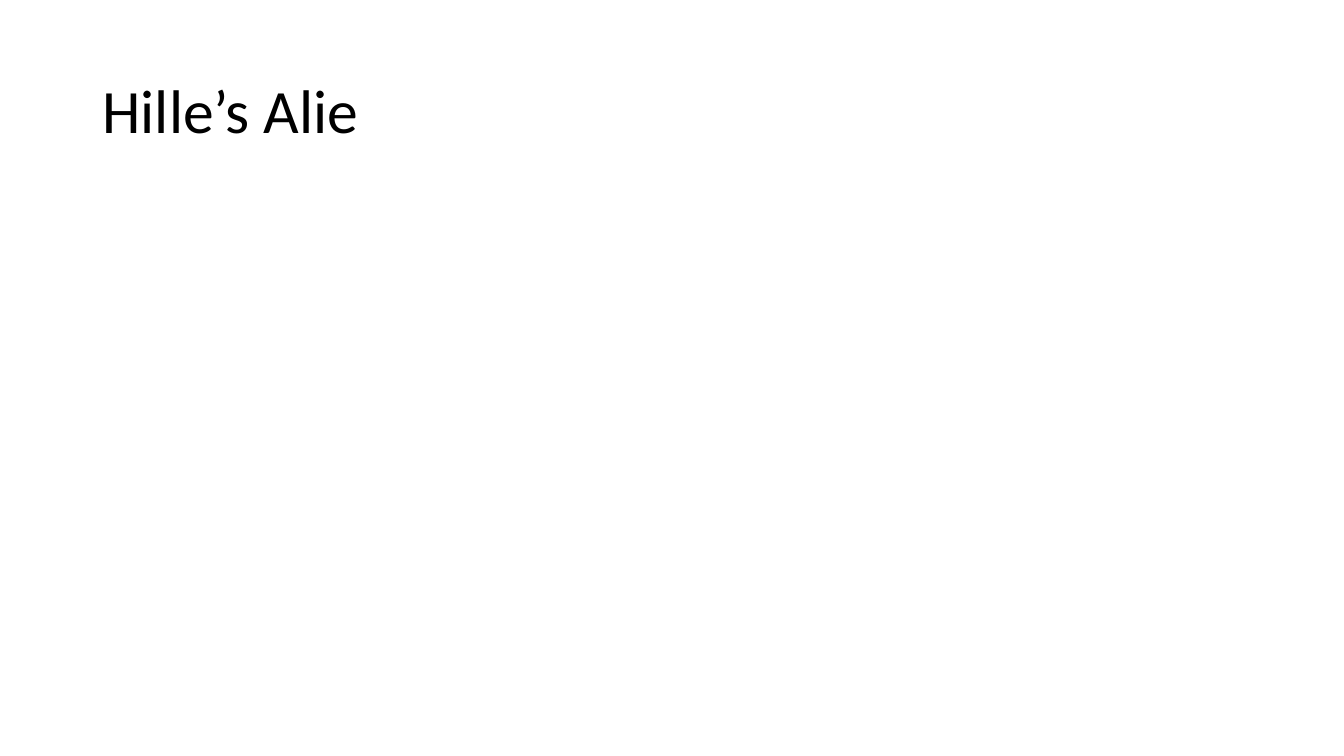
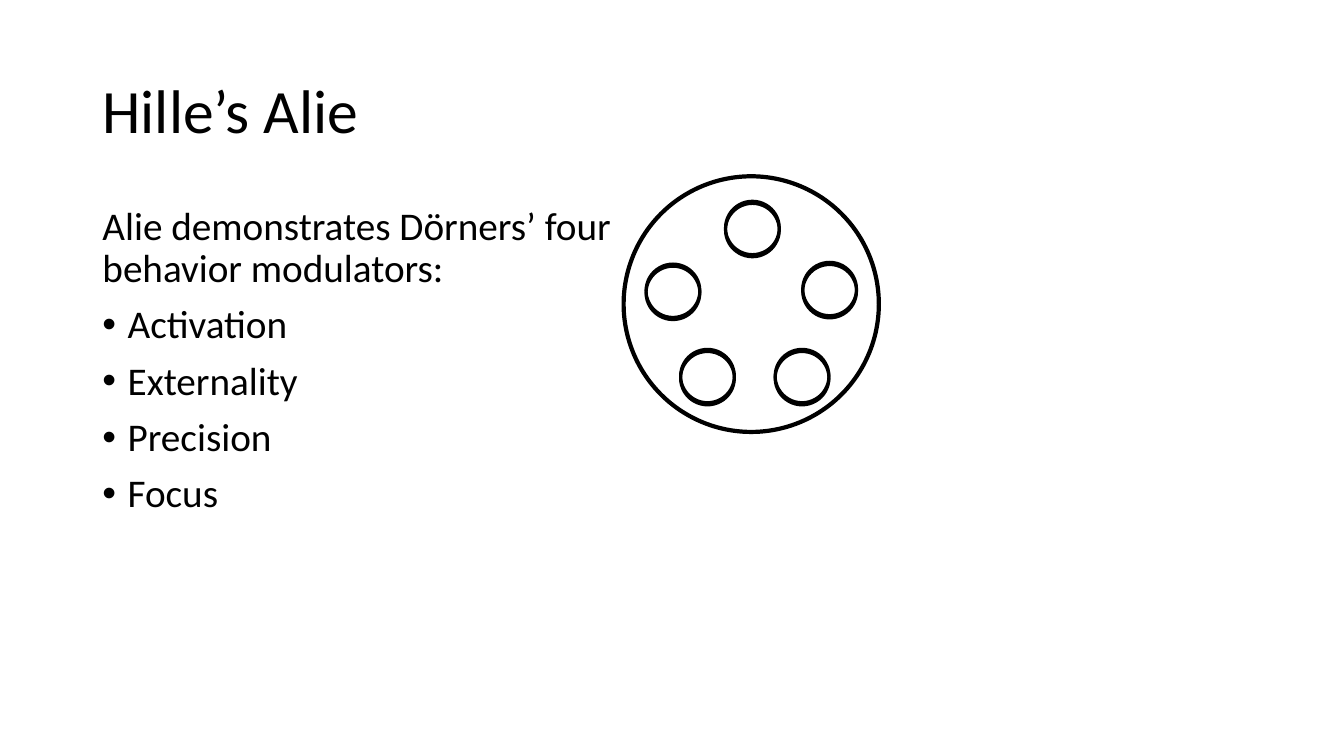
Before and after one commit to BenChurch/Fall2016, a slide deck: slide 31 of CISC879/ChapterPresentation/LectureSlidesCh8.pptx (slide 30 before the commit). Drawn at 1344x756 pixels with LibreOffice and Linux fonts; fonts in the diff are those of the drawing. Boxes give left, top, right and bottom in pixels: in the first picture for what was removed or moved away, otherwise in the second. Text is boxed around its words. In the diff, an @@ line names an element or a change of style, - is before the commit and + after.

```diff
--- a/CISC879/ChapterPresentation/LectureSlidesCh8.pptx
+++ b/CISC879/ChapterPresentation/LectureSlidesCh8.pptx
@@ ellipse added at [624, 176, 879, 433], outline #000000 3 pt @@
@@ ellipse added at [726, 204, 779, 257], outline #000000 2.25 pt @@
@@ text added at [102, 212, 611, 508], 28 pt, text #000000 @@
+Alie demonstrates Dörners’ four behavior modulators:
+• Activation
+• Externality
+• Precision
+• Focus
@@ ellipse added at [646, 266, 700, 320], outline #000000 2.25 pt @@
@@ group added at [646, 202, 856, 403]: 5 ellipses @@
@@ ellipse added at [803, 264, 856, 318], outline #000000 2.25 pt @@
@@ ellipse added at [681, 352, 734, 405], outline #000000 2.25 pt @@
@@ ellipse added at [775, 352, 829, 405], outline #000000 2.25 pt @@
```
Also in this commit, not shown: 1 other slide changed, 11 slides added, 4 other files.
